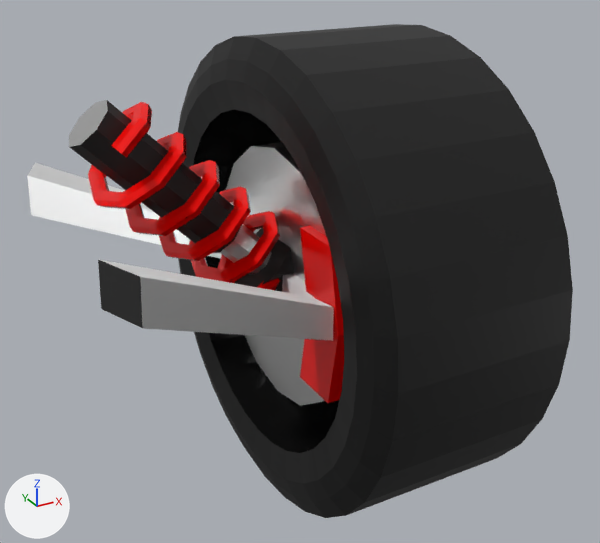
A saved change to the glTF model scene/models/car-wheel-rr.glb.
Before and after are seen from a camera (50 mm lens) standing at (-0.602, -0.975, 0.491) and looking at (-0.077, -0.02, 0.014). Lighting does not change. The marker at lower left points along +X, +Y and +Z. The older version comes first. Vertices at exactly the same position are counted once.

The older version as bpy lines, for what is in view:
```python
mat_material_5 = principled_material('Material_5')
mat_material_5.base_color = (0.0, 0.0, 0.0)  # black #000000
mat_material_5.roughness = 0.6
me_mesh_0 = bpy.data.meshes.new('Mesh_0')
me_mesh_0.from_pydata(...)  # 1721 vertices, 3500 faces; spans x -0.402..0.15, y -0.339..0.339, z -0.339..0.339
# faces by material slot: [1400, 384, 704, 96, 106, 98, 44, 668]
me_mesh_0.materials.append(mat_material_0)  # white #e7e7e7
me_mesh_0.materials.append(mat_material_1)  # black #000000
me_mesh_0.materials.append(mat_material_2)  # black #202020
me_mesh_0.materials.append(mat_material_3)  # black #000000
me_mesh_0.materials.append(mat_material_4)  # white #e7e7e7
me_mesh_0.materials.append(mat_material_5)  # black #000000
me_mesh_0.materials.append(mat_material_6)  # white #e7e7e7
me_mesh_0.materials.append(mat_material_7)  # red #ff0400
ob_mesh_0 = bpy.data.objects.new('Mesh_0', me_mesh_0)
ob_mesh_0.location = (0.0, 0.0, 0.0)
```
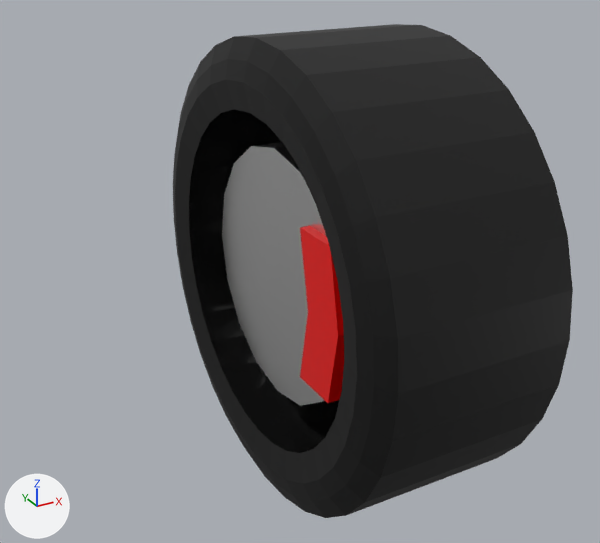
Changed parts and their boxes [x1, y1, x2, y2] in the pictures (600 x 543 px):
'Mesh_0', recoloured, reshaped (27% narrower): before [27, 24, 573, 518]; after [173, 24, 573, 518]
part 1 of me_mesh_0, deleted (red): before [88, 102, 280, 291]
part 2 of me_mesh_0, deleted: before [27, 100, 334, 341]

Edits to the bpy script that builds the scene:
```text
Change mat_material_5:
    mat_material_5.base_color: (0.0, 0.0, 0.0) -> (1.0, 0.00132, 0.0)  # black #000000 -> red #ff0400
Change me_mesh_0:
    used by ob_mesh_0; location = (0.0, 0.0, 0.0)
    remove me_mesh_0.from_pydata(...)  # 1721 vertices, 3500 faces; spans x -0.402..0.15, y -0.339..0.339, z -0.339..0.339
    add me_mesh_0.from_pydata(...)  # 1301 vertices, 2680 faces; spans x -0.148..0.15, y -0.339..0.339, z -0.339..0.339
    me_mesh_0 part 1: the loose piece of 328 vertices spanning x -0.357..-0.106, y -0.073..0.062, z -0.017..0.276 is deleted
    me_mesh_0 part 2: the loose piece of 92 vertices spanning x -0.402..0.025, y -0.232..0.23, z -0.062..0.282 is deleted
    remove me_mesh_0.materials.append(mat_material_6)  # white #e7e7e7
    remove me_mesh_0.materials.append(mat_material_7)  # red #ff0400
```
